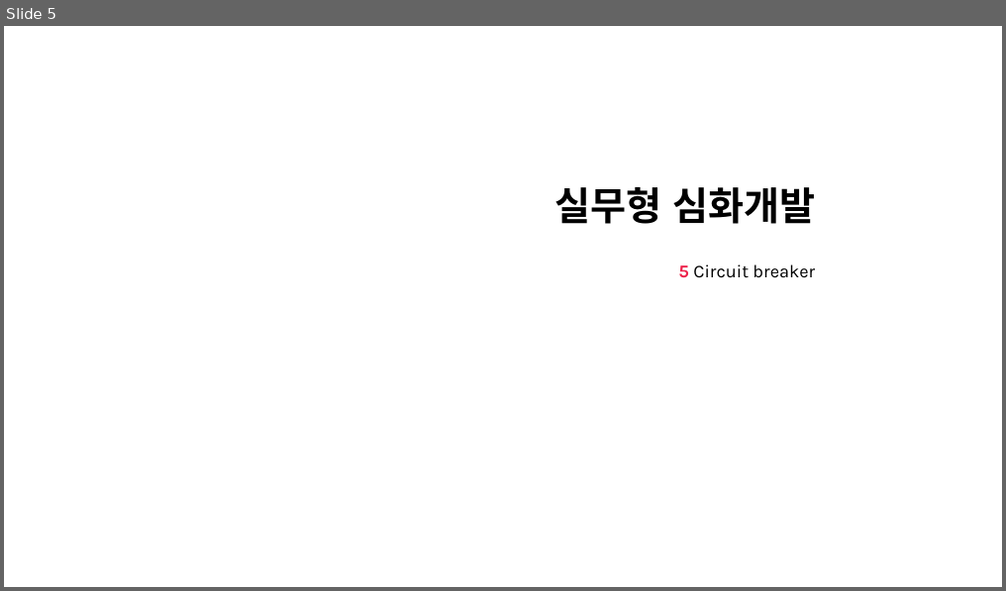
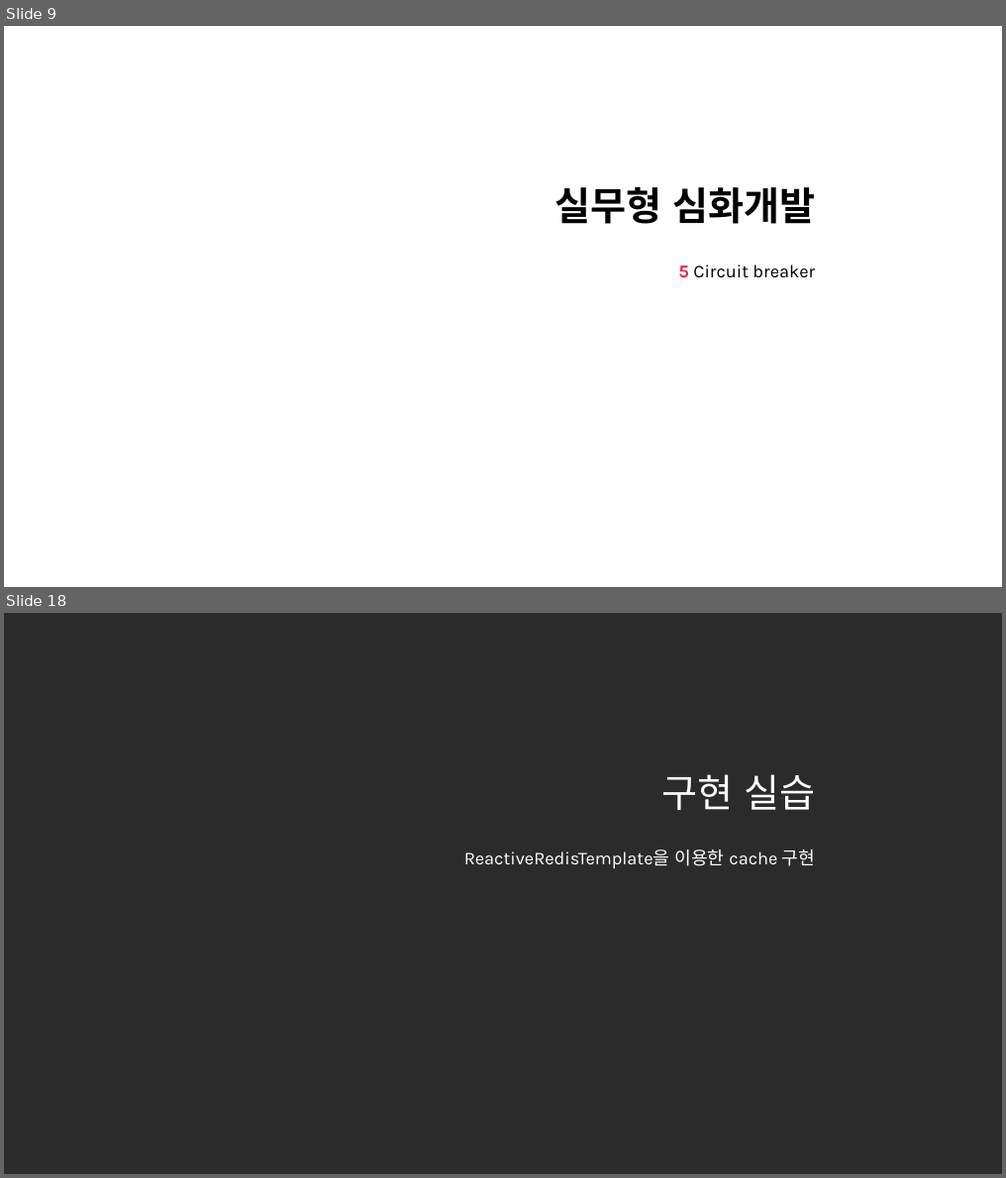
Before and after one commit to nayasis/fastcampus-hyper-webflux, a slide deck: 99.ppt/[Ch4-6. 실무형 심화개발.pptx. Shown one above the other, each under a label of ours: slide 5 before the commit, slides 9 and 18 after it; the slides between them are not shown. The pictures are 1006x591 and 1006x1178 pixels, drawn with LibreOffice and Linux fonts; fonts in the diff are those of the drawing; background and template pictures are left out; a plain dark background stands for a picture behind light text. Boxes give left, top, right and bottom in pixels: in the first picture for what was removed or moved away, otherwise in the second. Text is boxed around its words. In the diff, an @@ line names an element or a change of style, - is before the commit and + after.

```diff
--- a/99.ppt/[Ch4-6. 실무형 심화개발.pptx
+++ b/99.ppt/[Ch4-6. 실무형 심화개발.pptx
@@ slide 18 added at <box>4,613,1002,1174</box>, background picture (left out) @@
@@ title added at <box>661,774,815,810</box>, 28 pt, text #FFFFFF @@
+구현 실습
@@ subtitle added at <box>464,850,815,869</box>, 13 pt, text #FFFFFF @@
+ReactiveRedisTemplate을 이용한 cache 구현
@@ what was slide 5 is now slide 9 @@
```
Also in this commit, not shown: 8 slides changed, 12 other slides added, 1 slide removed, 1 other file.
